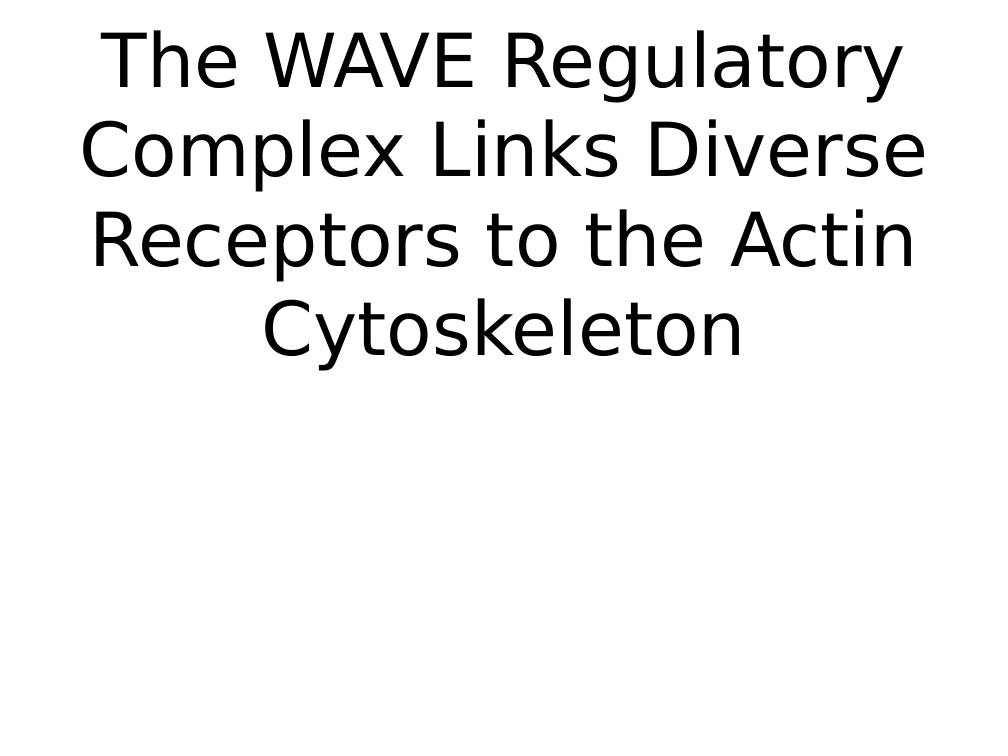
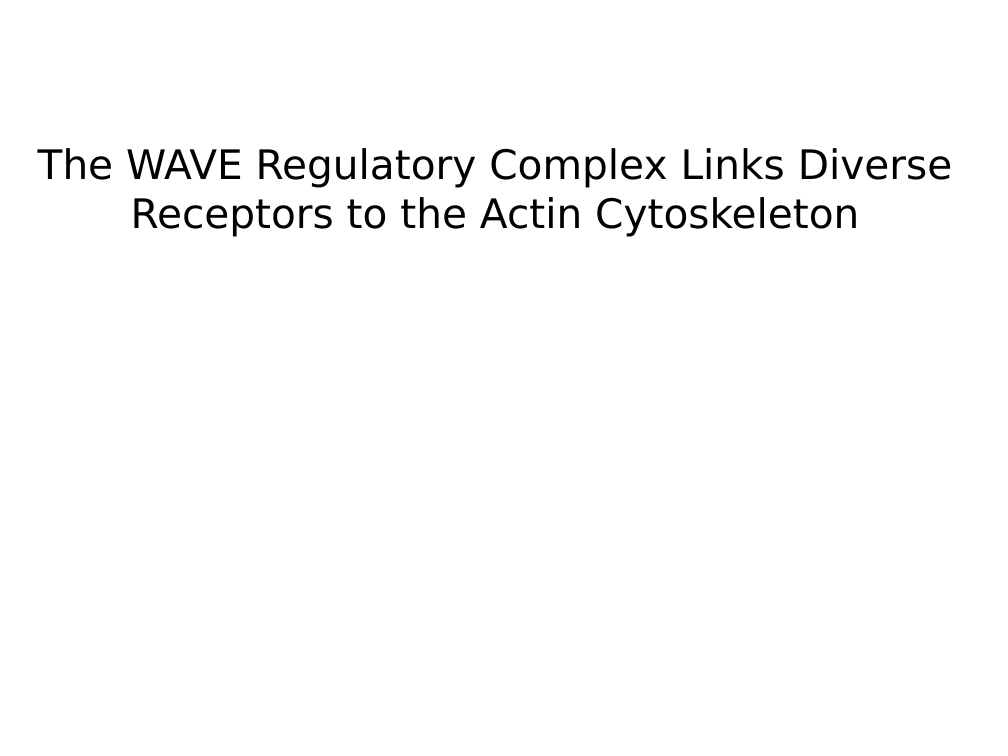
Before and after one commit to JiangXL/BIO331-ProteinStructure-Function-2018, a slide deck: slide 1 of 4-1 Cytoskeletal dynamics/Slide_MYJ_20180411.pptx. Drawn at 1008x756 pixels with LibreOffice and Linux fonts; fonts in the diff are those of the drawing. Boxes give left, top, right and bottom in pixels: in the first picture for what was removed or moved away, otherwise in the second. Text is boxed around its words. In the diff, an @@ line names an element or a change of style, - is before the commit and + after.

```diff
--- a/4-1 Cytoskeletal dynamics/Slide_MYJ_20180411.pptx
+++ b/4-1 Cytoskeletal dynamics/Slide_MYJ_20180411.pptx
@@ text "The WAVE Regulatory Complex Links ...": place and size @@
-text "The WAVE Regulatory Complex Links ..." at [79, 30, 928, 371]
+text "The WAVE Regulatory Complex Links ..." at [38, 148, 953, 237]
@@ text "The WAVE Regulatory Complex Links ..." at [38, 148, 953, 237]: size 58.7 to 32 pt @@
```
Also in this commit, not shown: 2 other slides changed, 1 other file.
